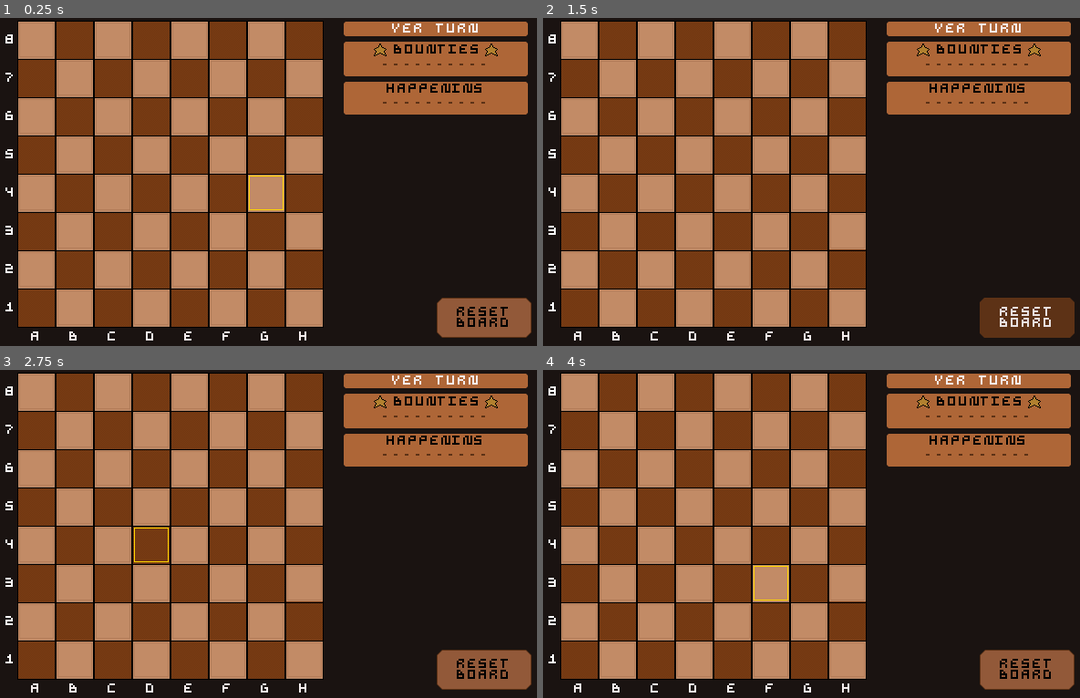
Above: before the commit, frames 1-4 (two rows, left to right).
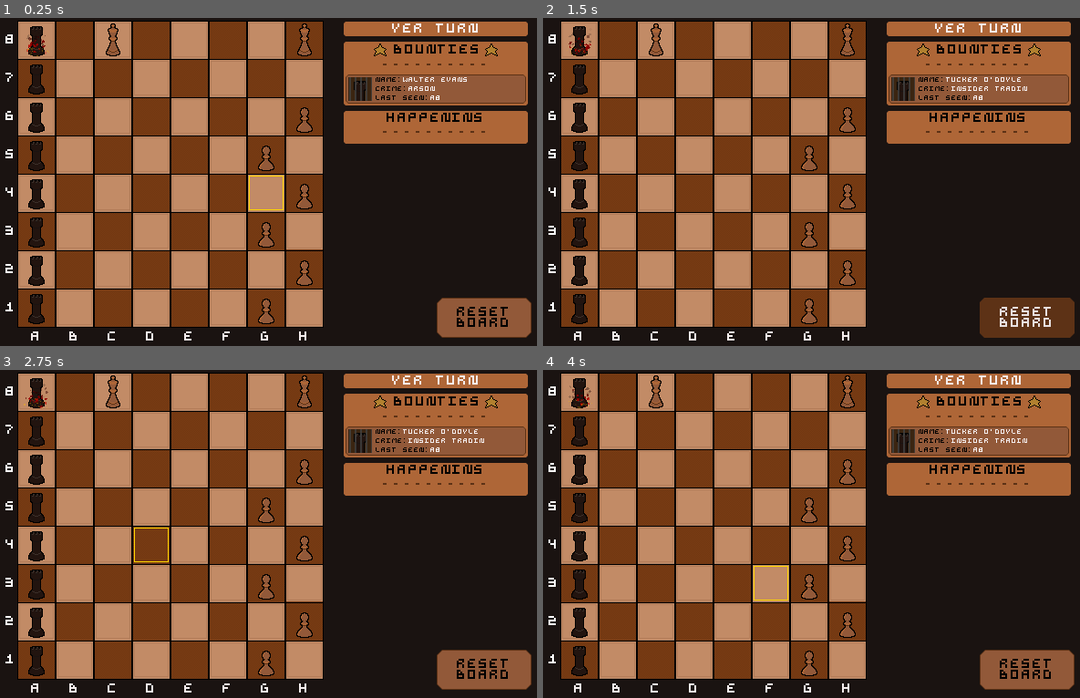
Above: after the commit, the same moments.

Repository: ehj37/Godot-Wild-Jam-93
Game: Godot game, scene res://scenes/levels/tiebreaking.tscn
Two runs of this game, one before a commit and one after it. Both use one fixed random seed, a clock stepped at 60 frames per second and the inputs below. This scene is started directly instead of the project's main scene. Sound files missing from this copy of the repository are replaced by a short silence.
Inputs (mouse positions are in pixels of both pictures, inside the frame that each line leads up to):
- Up to frame 1 (0.25 s): no input
- Up to frame 2 (1.5 s): tap Enter at 0.5 s; move the mouse to (924, 165) at 0.52 s; click (924, 165) at 0.67 s; click "RESET BOARD" at 1.25 s
- Up to frame 3 (2.75 s): move the mouse to (134, 550) at 2.02 s; click (134, 550) at 2.17 s
- Up to frame 4 (4 s): move the mouse to (854, 461) at 2.77 s; click (854, 461) at 2.92 s; move the mouse to (763, 599) at 3.52 s; click (763, 599) at 3.67 s

The runs differ from the first frame. In frame 1, 9.5% of the frame differs, in the area x 4-99%, y 1-94%; in frame 2, 9.5%; in frame 3, 9.5%; in frame 4, 9.5%.

Commit message:
Mouse color rect bug fix, tiebreaker level

Diff:
--- a/scenes/board/pawn_promotion_dialog/pawn_promotion_dialog.tscn
+++ b/scenes/board/pawn_promotion_dialog/pawn_promotion_dialog.tscn
@@ -18,7 +18,7 @@
 [node name="Label" type="Label" parent="CenterContainer/VBoxContainer" unique_id=1215112284]
 layout_mode = 2
 text = "PICK A PIECE TO REPLACE
-YOUR PAWN"
+YER PAWN"
 horizontal_alignment = 1
 
 [node name="QueenButton" type="Button" parent="CenterContainer/VBoxContainer" unique_id=251330939]
--- a/scenes/levels/tiebreaking.tscn
+++ b/scenes/levels/tiebreaking.tscn
@@ -2,6 +2,9 @@
 
 [ext_resource type="Script" uid="uid://twfgb1kflgb" path="res://scripts/level.gd" id="1_w6g05"]
 [ext_resource type="PackedScene" uid="uid://bosca8xpswa8q" path="res://scenes/board/board.tscn" id="2_aefyr"]
+[ext_resource type="PackedScene" uid="uid://bjp185tqup2ns" path="res://scenes/pieces/king/king.tscn" id="3_p7b48"]
+[ext_resource type="PackedScene" uid="uid://5kbxsqevlaud" path="res://scenes/pieces/rook/rook.tscn" id="4_kvjc6"]
+[ext_resource type="PackedScene" uid="uid://chsq7xisphgil" path="res://scenes/pieces/pawn/pawn.tscn" id="5_y44gs"]
 
 [node name="Tiebreaking" type="Node2D" unique_id=696540009]
 script = ExtResource("1_w6g05")
@@ -12,3 +15,60 @@
 [node name="Player" type="Node2D" parent="Board" unique_id=2099720985]
 
 [node name="Bandit" type="Node2D" parent="Board" unique_id=1947739070]
+
+[node name="King" parent="Board" unique_id=842364951 instance=ExtResource("3_p7b48")]
+position = Vector2(-63, -147)
+is_player = true
+
+[node name="Rook" parent="Board" unique_id=869427859 instance=ExtResource("4_kvjc6")]
+position = Vector2(-147, 21)
+
+[node name="Rook2" parent="Board" unique_id=1554469226 instance=ExtResource("4_kvjc6")]
+position = Vector2(-147, -21)
+
+[node name="Rook3" parent="Board" unique_id=37907451 instance=ExtResource("4_kvjc6")]
+position = Vector2(-147, -63)
+
+[node name="Rook4" parent="Board" unique_id=429598286 instance=ExtResource("4_kvjc6")]
+position = Vector2(-147, -105)
+
+[node name="Rook5" parent="Board" unique_id=942561683 instance=ExtResource("4_kvjc6")]
+position = Vector2(-147, -147)
+is_target = true
+
+[node name="Rook6" parent="Board" unique_id=1414385159 instance=ExtResource("4_kvjc6")]
+position = Vector2(-147, 63)
+
+[node name="Rook7" parent="Board" unique_id=1917672210 instance=ExtResource("4_kvjc6")]
+position = Vector2(-147, 105)
+
+[node name="Rook8" parent="Board" unique_id=1302325489 instance=ExtResource("4_kvjc6")]
+position = Vector2(-147, 147)
+
+[node name="Pawn3" parent="Board" unique_id=107096897 instance=ExtResource("5_y44gs")]
+position = Vector2(147, -63)
+is_player = true
+
+[node name="Pawn4" parent="Board" unique_id=1063726150 instance=ExtResource("5_y44gs")]
+position = Vector2(105, -21)
+is_player = true
+
+[node name="Pawn5" parent="Board" unique_id=2100553953 instance=ExtResource("5_y44gs")]
+position = Vector2(147, 21)
+is_player = true
+
+[node name="Pawn6" parent="Board" unique_id=679167262 instance=ExtResource("5_y44gs")]
+position = Vector2(105, 63)
+is_player = true
+
+[node name="Pawn7" parent="Board" unique_id=498861043 instance=ExtResource("5_y44gs")]
+position = Vector2(147, 105)
+is_player = true
+
+[node name="Pawn8" parent="Board" unique_id=255032921 instance=ExtResource("5_y44gs")]
+position = Vector2(105, 147)
+is_player = true
+
+[node name="King2" parent="Board" unique_id=2139590648 instance=ExtResource("3_p7b48")]
+position = Vector2(147, -147)
+is_player = true
--- a/scenes/pieces/bishop/bishop.tscn
+++ b/scenes/pieces/bishop/bishop.tscn
@@ -53,6 +53,7 @@
 offset_top = -21.0
 offset_right = 21.0
 offset_bottom = 21.0
+mouse_filter = 2
 color = Color(1, 1, 1, 0)
 
 [node name="TargetFireFront" parent="." unique_id=132843582 instance=ExtResource("2_djns7")]
--- a/scenes/pieces/king/king.tscn
+++ b/scenes/pieces/king/king.tscn
@@ -53,6 +53,7 @@
 offset_top = -21.0
 offset_right = 21.0
 offset_bottom = 21.0
+mouse_filter = 2
 color = Color(1, 1, 1, 0)
 
 [node name="TargetFireFront" parent="." unique_id=1844131420 instance=ExtResource("2_bd63c")]
--- a/scenes/pieces/knight/knight.tscn
+++ b/scenes/pieces/knight/knight.tscn
@@ -53,6 +53,7 @@
 offset_top = -21.0
 offset_right = 21.0
 offset_bottom = 21.0
+mouse_filter = 2
 color = Color(1, 1, 1, 0)
 
 [node name="TargetFireFront" parent="." unique_id=34485931 instance=ExtResource("2_t32bd")]
--- a/scenes/pieces/pawn/pawn.tscn
+++ b/scenes/pieces/pawn/pawn.tscn
@@ -53,6 +53,7 @@
 offset_top = -21.0
 offset_right = 21.0
 offset_bottom = 21.0
+mouse_filter = 2
 color = Color(1, 1, 1, 0)
 
 [node name="TargetFireFront" parent="." unique_id=973735130 instance=ExtResource("2_f8xul")]
--- a/scenes/pieces/queen/queen.tscn
+++ b/scenes/pieces/queen/queen.tscn
@@ -53,6 +53,7 @@
 offset_top = -21.0
 offset_right = 21.0
 offset_bottom = 21.0
+mouse_filter = 2
 color = Color(1, 1, 1, 0)
 
 [node name="TargetFireFront" parent="." unique_id=1476836745 instance=ExtResource("2_6n2g7")]
--- a/scenes/pieces/rook/rook.tscn
+++ b/scenes/pieces/rook/rook.tscn
@@ -53,6 +53,7 @@
 offset_top = -21.0
 offset_right = 21.0
 offset_bottom = 21.0
+mouse_filter = 2
 color = Color(1, 1, 1, 0)
 
 [node name="TargetFireFront" parent="." unique_id=1948279229 instance=ExtResource("2_as7dm")]
--- a/scripts/level_manager.gd
+++ b/scripts/level_manager.gd
@@ -8,7 +8,8 @@
 	"res://scenes/levels/sacrifice.tscn",
 	"res://scenes/levels/promotion.tscn",
 	"res://scenes/levels/double_cross.tscn",
-	"res://scenes/levels/forced_promotion.tscn"
+	"res://scenes/levels/tiebreaking.tscn",
+	"res://scenes/levels/forced_promotion.tscn",
 ]
 
 var shown_intro_dialogs: bool = false
